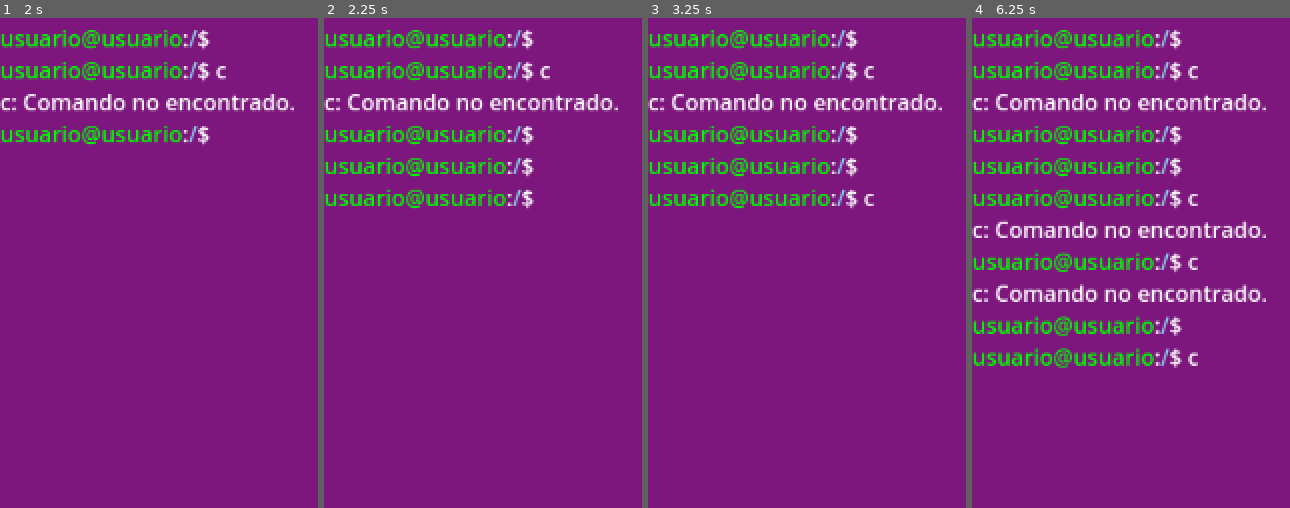
Above: before the commit, frames 1-4 (left to right).
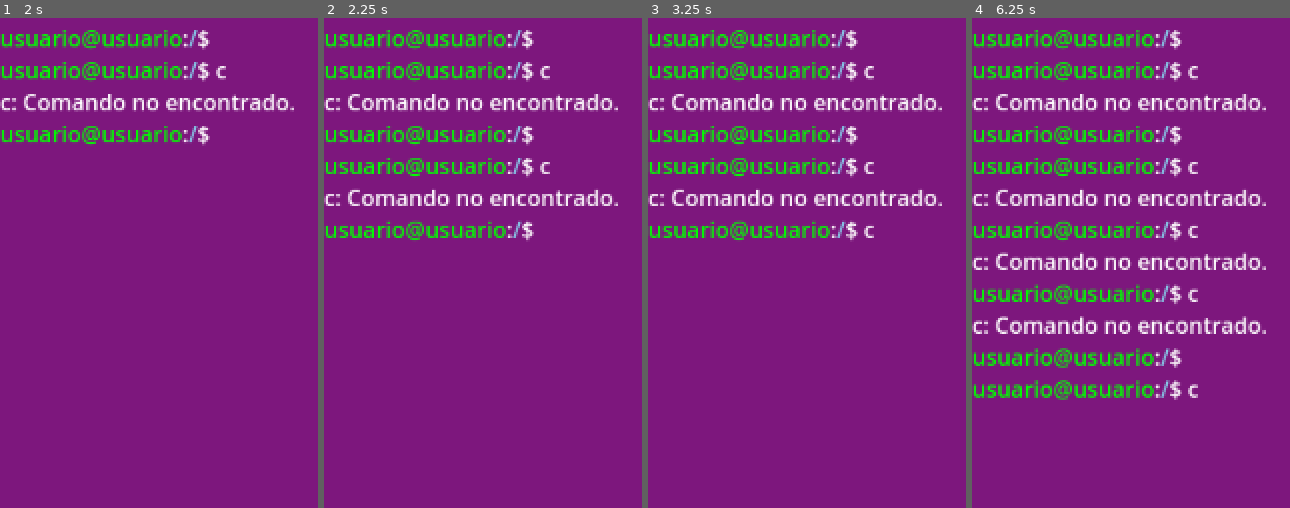
Above: after the commit, the same moments.

Repository: GuillermoAsir/juego_tfg
Game: Godot game, scene res://game.tscn
Two runs of this game, one before a commit and one after it. Both use one fixed random seed, a clock stepped at 60 frames per second and the inputs below.
Inputs:
- Up to frame 1 (2 s): tap Enter at 0.5, 1.55 s; hold Up 0.53-1.28 s; tap C at 0.6 s; tap Tab at 0.8, 1.35 s; tap Space at 1.25 s; hold Down from 1.28 s (still down)
- Up to frame 2 (2.25 s): tap Enter at 2, 2.1 s; release Down at 2.03 s; hold Up from 2.03 s (still down)
- Up to frame 3 (3.25 s): keep holding Up; tap Backspace at 2.3, 2.85 s; tap Space at 2.75 s; tap C at 3.05 s
- Up to frame 4 (6.25 s): tap Enter at 3.5, 4.55, 5.1 s; release Up at 3.53 s; hold Down 3.53-5.78 s; tap C at 3.6, 6.05 s; tap Tab at 3.8, 4.35 s; tap Space at 4.25 s; tap Backspace at 5.3, 5.85 s; hold Up from 5.78 s (still down)

Frame 1 is identical in both runs. In frame 2, 3.2% of the frame differs, in the area x 0-93%, y 29-46%; in frame 3, 3.3%; in frame 4, 12%, in the area x 0-93%, y 29-78%.

Commit message:
tabular y almacenar
en teoría funciona

Diff:
--- a/terminal.gd
+++ b/terminal.gd
@@ -27,6 +27,11 @@
 # Variables para el sistema de diálogo
 var dialog_active = false
 var current_dialog_index = 0
+
+# Variables para controlar lo que se ha introducido por consola
+var comandos_introducidos: Array[String] = []
+var comando_actual = null
+
 
 # Diálogos de la misión
 var mission2_dialogs = [
@@ -104,11 +109,9 @@
 			dir.make_dir("home/usuario1/Descargas")
 			dir.make_dir("home/usuario1/Escritorio")
 
-
-
 func _input(event):
 	if event is InputEventKey and event.pressed:
-		# Ignorar eventos si el panel nano está visible y el editor tiene el foco
+		# Si el panel nano está visible y el editor tiene el foco, ignoramos otros eventos
 		if nano_panel.visible and editor.has_focus():
 			return
 
@@ -117,62 +120,84 @@
 			mision2_popup.visible = false
 			return
 
-		# Si el sistema de diálogo está activo, avanzamos con Enter
+		# Si el sistema de diálogo está activo, procesamos el avance del diálogo
 		if dialog_active:
 			if event.keycode == KEY_ENTER:
-				advance_dialog()
+				advance_dialog()  # Avanzar al siguiente diálogo
 				return
 
-		# Autocompletado con Tab
-		if event.keycode == KEY_TAB:
-			autocomplete_command()
+		if event.keycode == KEY_UP:
+			if comando_actual == null:
+				if comandos_introducidos.size() > 0:
+					comando_actual = 0
+				else:
+					return
+			elif comando_actual < comandos_introducidos.size() - 1:
+				comando_actual = comando_actual + 1
+			else:
+				return
+
+			if comando_actual == null:
+				history.text = history_text
+			else:
+				history.text = history_text + comandos_introducidos[comando_actual]
+				current_command = comandos_introducidos[comando_actual]
+			return
+
+		if event.keycode == KEY_DOWN:
+			if comando_actual != null:
+				if comando_actual == 0:
+					comando_actual = null
+					history.text = history_text
+				else:
+					comando_actual = comando_actual - 1
+					history.text = history_text + comandos_introducidos[comando_actual]
+					current_command = comandos_introducidos[comando_actual]
+
+			else:
+				return
+
+		# Manejo del comando Ctrl+C para detener el ping
+		if event.keycode == KEY_C and event.ctrl_pressed and ping_active:
+			ping_active = false
+			if is_instance_valid(ping_timer):
+				ping_timer.queue_free()
+				ping_timer = null
+			var summary = "^C\n---" + ping_host + " ping statistics---\n"
+			summary += str(ping_seq - 1) + " packets transmitted, " + str(ping_seq - 1) + " received, 0% packet loss\n"
+			var min_time = rtt_times.min() if rtt_times.size() > 0 else 0.0
+			var max_time = rtt_times.max() if rtt_times.size() > 0 else 0.0
+			var avg_func = func(a, b): return a + b
+			var avg_time = rtt_times.reduce(avg_func) / rtt_times.size() if rtt_times.size() > 0 else 0.0
+			var variance_func = func(a, b): return a + pow(b - avg_time, 2)
+			var mdev = sqrt(rtt_times.reduce(variance_func, 0.0) / rtt_times.size()) if rtt_times.size() > 0 else 0.0
+			summary += "rtt min/avg/max/mdev=%.3f/%.3f/%.3f/%.3f ms\n" % [min_time, avg_time, max_time, mdev]
+			history_text += summary
+			history.text = history_text
+			show_prompt()
 			return
 
 		# Procesar comandos normales
 		if event.keycode == KEY_ENTER:
-			process_command(current_command.strip_edges())
-			current_command = ""
+			var comando = current_command.strip_edges()
+			if comando != "":
+				comandos_introducidos.insert(0, comando)
+			comando_actual = null
+			process_command(comando)
+			current_command = ""  # Limpiamos el comando actual después de procesarlo
 		elif event.keycode == KEY_BACKSPACE:
 			if current_command.length() > 0:
+				# Borramos un carácter de current_command
 				current_command = current_command.left(current_command.length() - 1)
+				# También eliminamos el último carácter del comando sin afectar el prompt
 				history.text = history_text + current_command
 		elif event.unicode > 0:
 			var char_input = char(event.unicode)
 			current_command += char_input
 			history.text = history_text + current_command
-func autocomplete_command():
-	# Dividir el comando actual en partes (por ejemplo, "cd Documents")
-	var parts = current_command.strip_edges().split(" ")
-	var last_part = parts[-1]  # Última parte del comando (lo que se está escribiendo)
-
-	# Obtener el directorio actual
-	var full_path = get_full_path()
-	var dir = DirAccess.open(full_path)
-	if not dir:
-		return
-
-	# Obtener archivos y carpetas en el directorio actual
-	var dirs = dir.get_directories()
-	var files = dir.get_files()
-	var all_items = dirs + files
-
-	# Filtrar coincidencias basadas en la última parte del comando
-	var matches = []
-	for item in all_items:
-		if item.begins_with(last_part):
-			matches.append(item)
-
-	# Manejar las coincidencias
-	if matches.size() == 1:
-		# Si hay una única coincidencia, autocompletar
-		var completed = matches[0]
-		current_command = " ".join(parts.slice(0, -1)) + " " + completed
-		history.text = history_text + current_command
-	elif matches.size() > 1:
-		# Si hay múltiples coincidencias, mostrar sugerencias
-		var suggestions = "\nSugerencias: " + ", ".join(matches)
-		history_text += suggestions
-		history.text = history_text
+		if event.keycode == KEY_TAB:
+			autocomplete_command()
+			return
 
 func get_full_path():
 	var normalized = current_path
@@ -376,3 +401,36 @@
 func resolve_hostname(hostname: String) -> bool:
 	# Simulación simple de resolución de nombres
 	return hostname == "localhost" or hostname.ends_with(".com")
+func autocomplete_command():
+	# Dividir el comando actual en partes (por ejemplo, "cd Documents")
+	var parts = current_command.strip_edges().split(" ")
+	var last_part = parts[-1]  # Última parte del comando (lo que se está escribiendo)
+
+	# Obtener el directorio actual
+	var full_path = get_full_path()
+	var dir = DirAccess.open(full_path)
+	if not dir:
+		return
+
+	# Obtener archivos y carpetas en el directorio actual
+	var dirs = dir.get_directories()
+	var files = dir.get_files()
+	var all_items = dirs + files
+
+	# Filtrar coincidencias basadas en la última parte del comando
+	var matches = []
+	for item in all_items:
+		if item.begins_with(last_part):
+			matches.append(item)
+
+	# Manejar las coincidencias
+	if matches.size() == 1:
+		# Si hay una única coincidencia, autocompletar
+		var completed = matches[0]
+		current_command = " ".join(parts.slice(0, -1)) + " " + completed
+		history.text = history_text + current_command
+	elif matches.size() > 1:
+		# Si hay múltiples coincidencias, mostrar sugerencias
+		var suggestions = "\nSugerencias: " + ", ".join(matches)
+		history_text += suggestions
+		history.text = history_text
Not shown, added: game.tscn311428561.tmp
